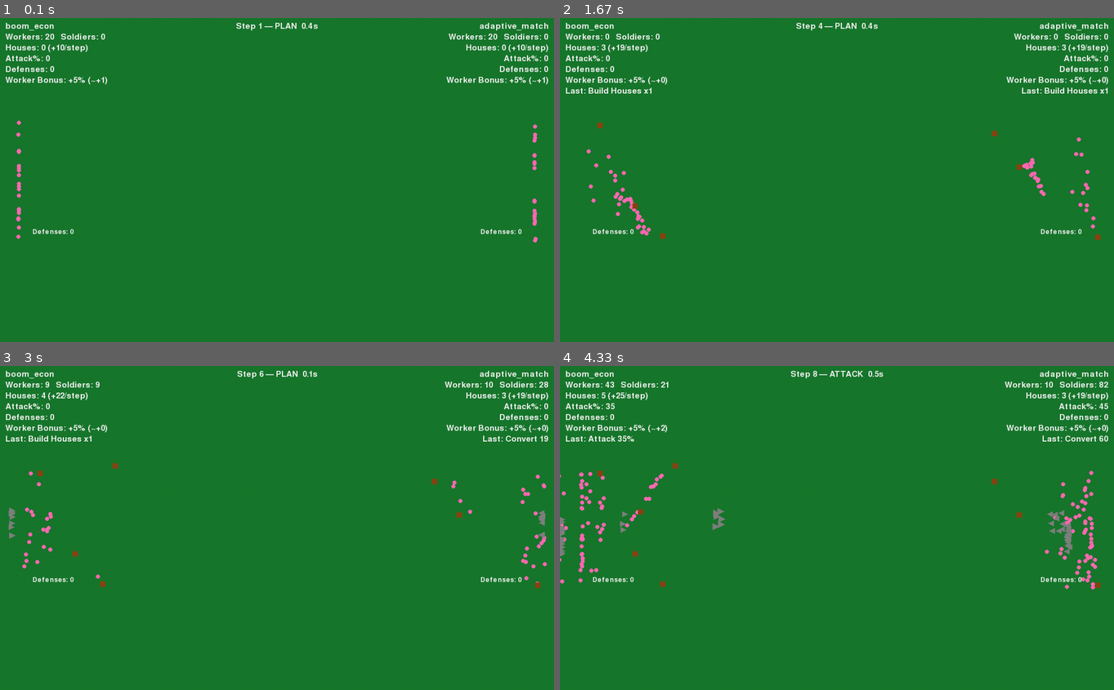
Above: before the commit, frames 1-4 (two rows, left to right).
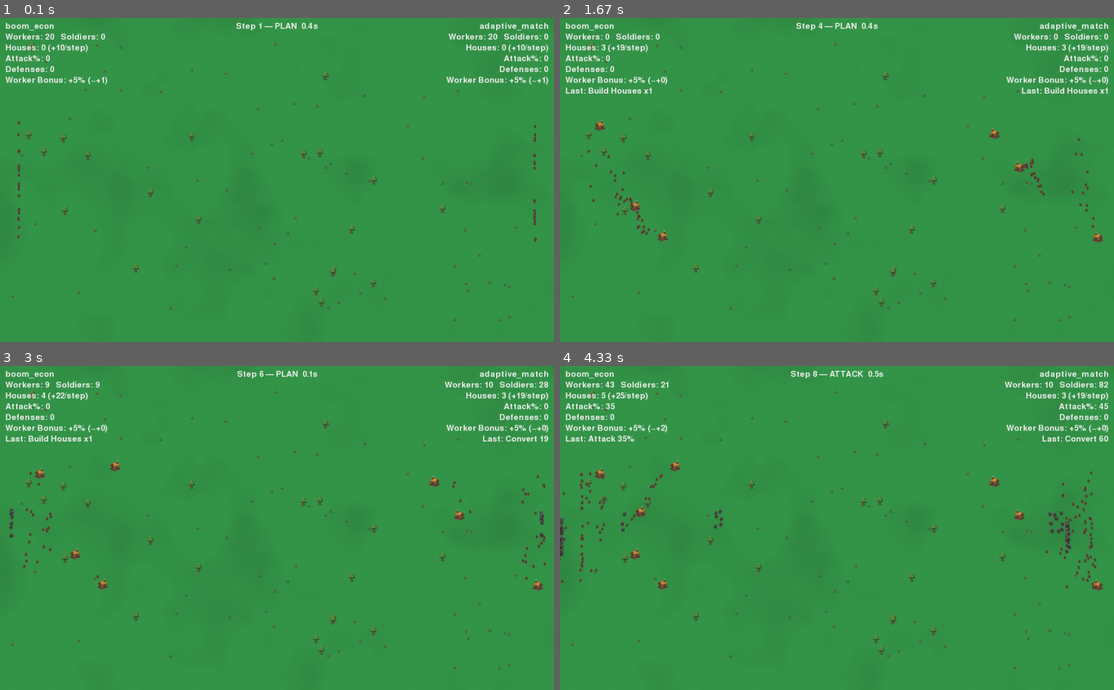
Above: after the commit, the same moments.

Repository: the-puzzler/pygames
Game: pygame game, started from run_refactored.py
Two runs of this game, one before a commit and one after it. Both use one fixed random seed, a clock stepped at 60 frames per second and the inputs below.
Inputs:
- Up to frame 1 (0.1 s): no input
- Up to frame 2 (1.67 s): no input
- Up to frame 3 (3 s): no input
- Up to frame 4 (4.33 s): no input

The runs differ from the first frame. In frame 1, 98% of the frame differs, in the area x 0-100%, y 0-100%; in frame 2, 98%; in frame 3, 98%; in frame 4, 98%.

Commit message:
tree and grass

Diff:
--- a/game/anim.py
+++ b/game/anim.py
@@ -1,7 +1,7 @@
 import random, time, math, sys
 import pygame
 from .config import WIDTH, HEIGHT, ATTACK_TIME, FPS, GREY, PINK
-from .view import draw_field, draw_base, draw_hud, tri_points
+from .view import draw_field, draw_base, draw_hud, tri_points, get_image
 
 
 def spawn_attack_units(p, count, defender, both_attacking, starts, target_points=None):
@@ -104,36 +104,42 @@
 
         # Draw placeholders for victims (static until hit)
         if placeholders_L:
+            soldier_L = get_image('soldier', 'L')
+            worker_L = get_image('worker', 'L')
+            tower_L = get_image('tower', 'L')
+            sw, sh = soldier_L.get_width(), soldier_L.get_height()
+            ww, wh = worker_L.get_width(), worker_L.get_height()
+            tw, th = tower_L.get_width(), tower_L.get_height()
             for (x, y) in placeholders_L.get('soldiers', []):
-                pts = tri_points(int(x), int(y), 5, facing_right=True)
-                pygame.draw.polygon(screen, GREY, pts)
+                screen.blit(soldier_L, (int(x) - sw//2, int(y) - sh//2))
             for (x, y) in placeholders_L.get('workers', []):
-                pygame.draw.circle(screen, PINK, (int(x), int(y)), 4)
+                screen.blit(worker_L, (int(x) - ww//2, int(y) - wh//2))
             for (x, y) in placeholders_L.get('towers', []):
-                base = pygame.Rect(int(x - 6), int(y + 6), 12, 6)
-                shaft = pygame.Rect(int(x - 3), int(y - 10), 6, 16)
-                pygame.draw.rect(screen, GREY, base)
-                pygame.draw.rect(screen, (90,90,90), shaft)
+                screen.blit(tower_L, (int(x) - tw//2, int(y) - th//2))
         if placeholders_R:
+            soldier_R = get_image('soldier', 'R')
+            worker_R = get_image('worker', 'R')
+            tower_R = get_image('tower', 'R')
+            sw, sh = soldier_R.get_width(), soldier_R.get_height()
+            ww, wh = worker_R.get_width(), worker_R.get_height()
+            tw, th = tower_R.get_width(), tower_R.get_height()
             for (x, y) in placeholders_R.get('soldiers', []):
-                pts = tri_points(int(x), int(y), 5, facing_right=False)
-                pygame.draw.polygon(screen, GREY, pts)
+                screen.blit(soldier_R, (int(x) - sw//2, int(y) - sh//2))
             for (x, y) in placeholders_R.get('workers', []):
-                pygame.draw.circle(screen, PINK, (int(x), int(y)), 4)
+                screen.blit(worker_R, (int(x) - ww//2, int(y) - wh//2))
             for (x, y) in placeholders_R.get('towers', []):
-                base = pygame.Rect(int(x - 6), int(y + 6), 12, 6)
-                shaft = pygame.Rect(int(x - 3), int(y - 10), 6, 16)
-                pygame.draw.rect(screen, GREY, base)
-                pygame.draw.rect(screen, (90,90,90), shaft)
+                screen.blit(tower_R, (int(x) - tw//2, int(y) - th//2))
 
         # Removed extra defensive bars on sides for cleaner look
 
+        soldier_L = get_image('soldier', 'L')
+        soldier_R = get_image('soldier', 'R')
+        swL, shL = soldier_L.get_width(), soldier_L.get_height()
+        swR, shR = soldier_R.get_width(), soldier_R.get_height()
         for u in p1_units:
-            pts = tri_points(int(u["x"]), int(u["y"]), 6, facing_right=True)
-            pygame.draw.polygon(screen, GREY, pts)
+            screen.blit(soldier_L, (int(u["x"]) - swL//2, int(u["y"]) - shL//2))
         for u in p2_units:
-            pts = tri_points(int(u["x"]), int(u["y"]), 6, facing_right=False)
-            pygame.draw.polygon(screen, GREY, pts)
+            screen.blit(soldier_R, (int(u["x"]) - swR//2, int(u["y"]) - shR//2))
 
         rem = max(0.0, ATTACK_TIME - (time.time()-t0))
         draw_hud(screen, p1, p2, "ATTACK", rem, step_nr)
--- a/game/config.py
+++ b/game/config.py
@@ -20,9 +20,18 @@
 
 
 # Colors
-GREEN  = (24, 120, 44)
+# Slightly lighter field green
+GREEN  = (54, 150, 74)
 BROWN  = (139, 69, 19)
 PINK   = (255, 105, 180)
 GREY   = (128, 128, 128)
 WHITE  = (240, 240, 240)
 BLACK  = (0, 0, 0)
+
+# Sprite target sizes (in pixels, height-based; images are scaled preserving aspect)
+WORKER_SIZE  = 8
+SOLDIER_SIZE = 12
+HOUSE_SIZE   = 24
+TOWER_SIZE   = 24
+GRASS_SIZE   = 10
+TREE_SIZE    = 18
--- a/game/view.py
+++ b/game/view.py
@@ -1,6 +1,6 @@
-import math, random
+import math, random, os
 import pygame
-from .config import WIDTH, HEIGHT, FIELD_MARGIN, GREEN, BROWN, PINK, GREY, WHITE, BASE_WORKERS_PER_STEP, HOUSE_WORKER_BONUS
+from .config import WIDTH, HEIGHT, FIELD_MARGIN, GREEN, BROWN, PINK, GREY, WHITE, BASE_WORKERS_PER_STEP, HOUSE_WORKER_BONUS, WORKER_SIZE, SOLDIER_SIZE, HOUSE_SIZE, TOWER_SIZE, GRASS_SIZE, TREE_SIZE, SEED
 
 
 def tri_points(cx, cy, size, facing_right=True):
@@ -9,17 +9,63 @@
     else:
         return [(cx-size, cy), (cx+size, cy-size), (cx+size, cy+size)]
 
+# Sprite loading and orientation
+_IMG_CACHE = {}
+
+def _load_base(name):
+    key = ("base", name)
+    if key in _IMG_CACHE:
+        return _IMG_CACHE[key]
+    path = os.path.join(os.path.dirname(__file__), name)
+    img = pygame.image.load(path).convert_alpha()
+    _IMG_CACHE[key] = img
+    return img
+
+def get_image(kind: str, side: str):
+    """Return oriented image for kind in {worker,soldier,house,tower} and side 'L' or 'R'."""
+    filename = {
+        'worker': 'worker.png',
+        'soldier': 'soldier.png',
+        'house': 'house.png',
+        'tower': 'tower.png',
+        'grass': 'grass.png',
+        'tree':  'tree.png',
+    }[kind]
+    key = (kind, side)
+    if key in _IMG_CACHE:
+        return _IMG_CACHE[key]
+    base = _load_base(filename)
+    # Scale to target size (height-based)
+    target_h = {
+        'worker': WORKER_SIZE,
+        'soldier': SOLDIER_SIZE,
+        'house': HOUSE_SIZE,
+        'tower': TOWER_SIZE,
+        'grass': GRASS_SIZE,
+        'tree':  TREE_SIZE,
+    }[kind]
+    if base.get_height() != target_h:
+        aspect = base.get_width() / max(1, base.get_height())
+        target_w = max(1, int(round(target_h * aspect)))
+        base_scaled = pygame.transform.smoothscale(base, (target_w, target_h))
+    else:
+        base_scaled = base
+    if side == 'R' and kind in ('worker','soldier','house','tower'):
+        img = pygame.transform.flip(base_scaled, True, False)
+    else:
+        img = base_scaled
+    _IMG_CACHE[key] = img
+    return img
+
 
 def draw_base(surface, player, dt: float):
     # Defenses: draw towers at stored positions (dicts: x,y,hp)
-    # Sync count from list
     player.defenses = len(player._defense_positions)
+    tower_img = get_image('tower', player.side)
+    tw, th = tower_img.get_width(), tower_img.get_height()
     for t in player._defense_positions:
         tx, ty = int(t['x']), int(t['y'])
-        base = pygame.Rect(int(tx - 6), int(ty + 6), 12, 6)
-        shaft = pygame.Rect(int(tx - 3), int(ty - 10), 6, 16)
-        pygame.draw.rect(surface, GREY, base)
-        pygame.draw.rect(surface, (90,90,90), shaft)
+        surface.blit(tower_img, (tx - tw//2, ty - th//2))
 
     # Workers: pink dots, gentle continuous wandering around base
     wr = 4
@@ -177,21 +223,26 @@
                 for t in player._worker_tasks:
                     t['i'] = shift_index(t['i'])
 
+    worker_img = get_image('worker', player.side)
+    ww, wh = worker_img.get_width(), worker_img.get_height()
     for (x, y) in player._worker_positions:
-        pygame.draw.circle(surface, PINK, (int(x), int(y)), wr)
+        surface.blit(worker_img, (int(x) - ww//2, int(y) - wh//2))
 
     # Soldiers: garrison triangles; trim excess only (no auto-add)
     if len(player._soldier_positions) > player.soldiers:
         player._soldier_positions = player._soldier_positions[:player.soldiers]
     draw_n = min(player.soldiers, len(player._soldier_positions))
+    soldier_img = get_image('soldier', player.side)
+    sw, sh = soldier_img.get_width(), soldier_img.get_height()
     for i in range(draw_n):
         cx2, cy2 = player._soldier_positions[i]
-        pts = tri_points(int(cx2), int(cy2), 5, facing_right=(player.side=="L"))
-        pygame.draw.polygon(surface, GREY, pts)
+        surface.blit(soldier_img, (int(cx2) - sw//2, int(cy2) - sh//2))
 
     # Incoming soldiers walking in from edge until they reach garrison
     if player._soldier_incoming:
         new_incoming = []
+        soldier_img = get_image('soldier', player.side)
+        sw, sh = soldier_img.get_width(), soldier_img.get_height()
         for u in player._soldier_incoming:
             x, y = u['x'], u['y']
             tx, ty = u['tx'], u['ty']
@@ -205,34 +256,119 @@
                 uy = y + dy/dist*spd*dt
                 u['x'], u['y'] = ux, uy
                 new_incoming.append(u)
-                pts = tri_points(int(ux), int(uy), 5, facing_right=(player.side=="L"))
-                pygame.draw.polygon(surface, GREY, pts)
+                surface.blit(soldier_img, (int(ux) - sw//2, int(uy) - sh//2))
         player._soldier_incoming = new_incoming
 
     # Houses: draw last so they appear over workers/soldiers/towers
-    size = 10
     if len(player._house_positions) != player.houses:
         if len(player._house_positions) < player.houses:
             player.add_houses(player.houses - len(player._house_positions))
         else:
             player._house_positions = player._house_positions[:player.houses]
+    house_img = get_image('house', player.side)
+    hw, hh = house_img.get_width(), house_img.get_height()
     for (hx, hy) in player._house_positions:
-        rect = pygame.Rect(int(hx - size//2), int(hy - size//2), size, size)
-        pygame.draw.rect(surface, BROWN, rect)
-
-    # Defense count text
-    font = pygame.font.SysFont(None, 18)
-    shield = font.render(f"Defenses: {player.defenses}", True, WHITE)
-    if player.side == "L":
-        surface.blit(shield, (player.base_x - 20, player.base_y + 90))
-    else:
-        w = shield.get_width()
-        surface.blit(shield, (player.base_x - w + 20, player.base_y + 90))
-
+        surface.blit(house_img, (int(hx) - hw//2, int(hy) - hh//2))
+
+    # (No per-base defense text; shown only in top HUD)
+
+
+_DECOR = None
+_NOISE_SURF = None
+
+def _smoothstep(t: float) -> float:
+    return t * t * (3.0 - 2.0 * t)
+
+def _value_noise(x: float, y: float, grid, gw: int, gh: int):
+    # x,y in [0,1]; grid is gw x gh of random values
+    xf = x * (gw - 1)
+    yf = y * (gh - 1)
+    x0 = int(xf)
+    y0 = int(yf)
+    x1 = min(x0 + 1, gw - 1)
+    y1 = min(y0 + 1, gh - 1)
+    tx = _smoothstep(xf - x0)
+    ty = _smoothstep(yf - y0)
+    v00 = grid[y0][x0]
+    v10 = grid[y0][x1]
+    v01 = grid[y1][x0]
+    v11 = grid[y1][x1]
+    a = v00 * (1 - tx) + v10 * tx
+    b = v01 * (1 - tx) + v11 * tx
+    return a * (1 - ty) + b * ty
+
+def _init_noise_surface():
+    global _NOISE_SURF
+    rng = random.Random(SEED if SEED is not None else None)
+    # Compute low-res noise then upscale for performance
+    NX = max(64, WIDTH // 6)
+    NY = max(64, HEIGHT // 6)
+    small = pygame.Surface((NX, NY), flags=pygame.SRCALPHA)
+    octaves = 3
+    base_freq = 12
+    max_alpha = 30
+    # Precompute grids per octave once
+    grids = []
+    freqs = []
+    for o in range(octaves):
+        freq = int(base_freq * (2 ** o))
+        gw = max(2, int(freq))
+        gh = max(2, int(freq * NY / NX))
+        rng.seed((o+1) * 9176)
+        grid = [[rng.random() for _ in range(gw)] for __ in range(gh)]
+        grids.append((grid, gw, gh))
+        freqs.append(freq)
+    for y in range(NY):
+        for x in range(NX):
+            nx = x / max(1, NX - 1)
+            ny = y / max(1, NY - 1)
+            amp = 1.0
+            val = 0.0
+            norm = 0.0
+            for (grid, gw, gh) in grids:
+                val += _value_noise(nx, ny, grid, gw, gh) * amp
+                norm += amp
+                amp *= 0.5
+            v = val / max(1e-6, norm)
+            a = int(max(0, min(max_alpha, (v - 0.5) * 2.0 * max_alpha)))
+            if a > 0:
+                small.set_at((x, y), (0, 0, 0, a))
+    _NOISE_SURF = pygame.transform.smoothscale(small, (WIDTH, HEIGHT))
+
+def _init_decor():
+    global _DECOR
+    rng = random.Random(SEED if SEED is not None else None)
+    area = WIDTH * HEIGHT
+    # More grass than trees
+    n_grass = max(60, area // 9000)
+    n_trees = max(15, area // 28000)
+    # Avoid HUD/top/bottom margins
+    xmin, xmax = 20, WIDTH-20
+    ymin, ymax = 40, HEIGHT-40
+    grass = [(rng.randint(xmin, xmax), rng.randint(ymin, ymax)) for _ in range(int(n_grass))]
+    trees = [(rng.randint(xmin, xmax), rng.randint(ymin, ymax)) for _ in range(int(n_trees))]
+    _DECOR = { 'grass': grass, 'trees': trees }
 
 def draw_field(surface):
     surface.fill(GREEN)
-    # Plain field; no center line
+    # Scatter background decor
+    global _DECOR
+    global _NOISE_SURF
+    if _DECOR is None:
+        _init_decor()
+    if _NOISE_SURF is None:
+        _init_noise_surface()
+    # Darken with subtle noise overlay
+    if _NOISE_SURF is not None:
+        surface.blit(_NOISE_SURF, (0, 0))
+    gimg = get_image('grass', 'L')
+    timg = get_image('tree', 'L')
+    gw, gh = gimg.get_width(), gimg.get_height()
+    tw, th = timg.get_width(), timg.get_height()
+    for (x, y) in _DECOR['grass']:
+        surface.blit(gimg, (x - gw//2, y - gh//2))
+    for (x, y) in _DECOR['trees']:
+        surface.blit(timg, (x - tw//2, y - th//2))
 
 
 def draw_hud(surface, p1, p2, phase, step_time_left, step_nr):
Binary file added: game/grass.png
Binary file added: game/tree.png
